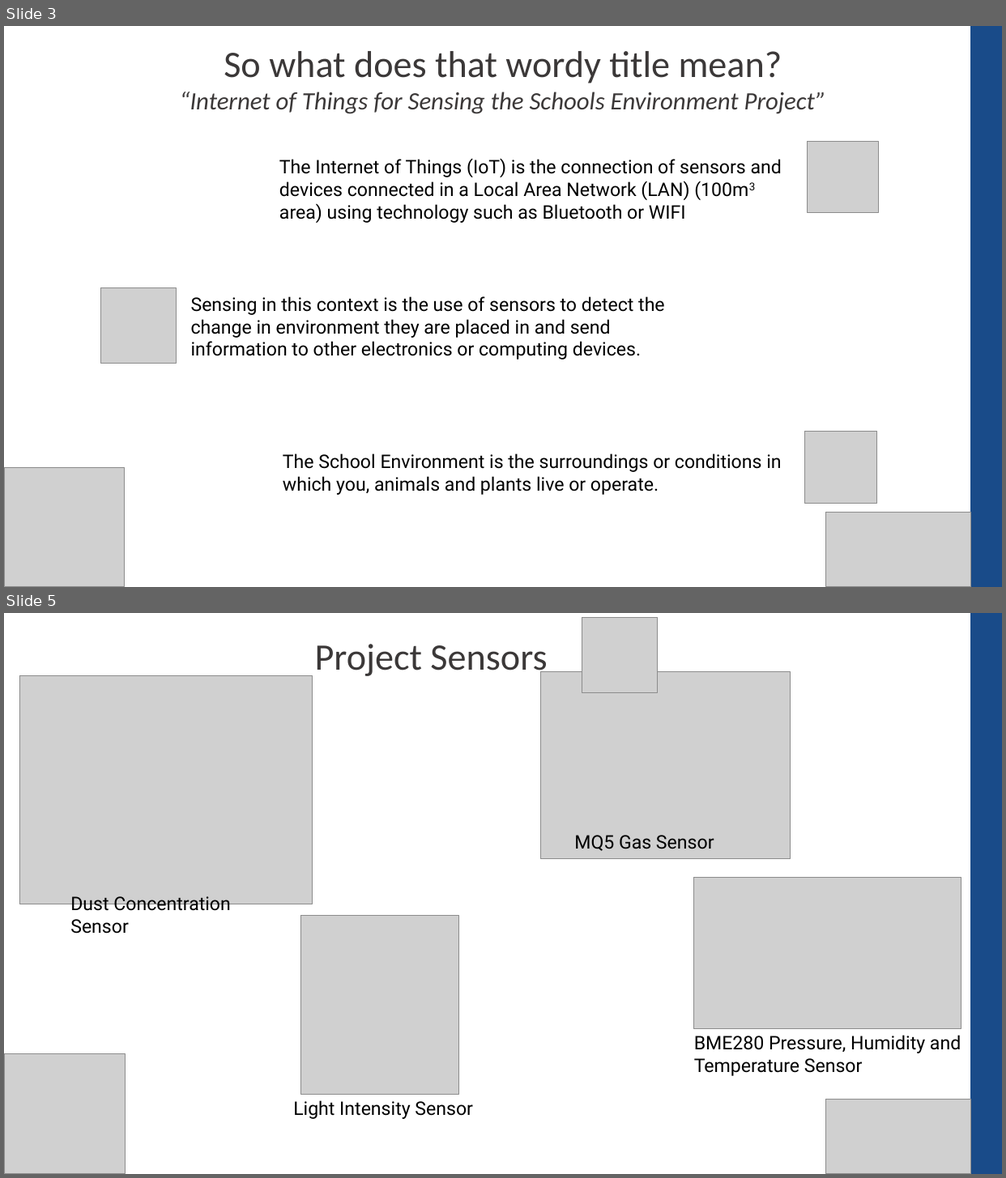
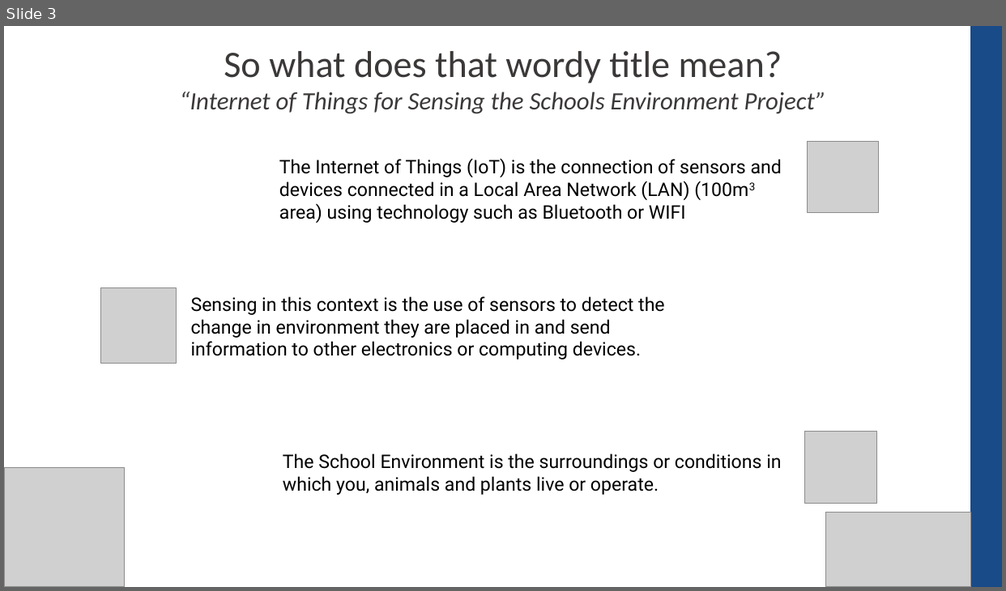
Before and after one commit to CompEng0001/IoT-and-Our-Schools-Environments-for-Education, a slide deck: Lessons/Introduction.pptx. Shown one above the other, each under a label of ours: slides 3 and 5 before the commit, slide 3 after it; the slides between them are not shown. The pictures are 1006x1178 and 1006x591 pixels, drawn with LibreOffice and Linux fonts; fonts in the diff are those of the drawing; grey boxes stand for pictures. Boxes give left, top, right and bottom in pixels: in the first picture for what was removed or moved away, otherwise in the second. Text is boxed around its words. In the diff, an @@ line names an element or a change of style, - is before the commit and + after.

Commit message:
New powerpoints
Updated Introduction and added Sensors 101

```diff
--- a/Lessons/Introduction.pptx
+++ b/Lessons/Introduction.pptx
@@ slide 5 removed at (4,613,1002,1174), background #FFFFFF @@
@@ picture removed at (582,618,658,693) @@
@@ rectangle removed at (971,613,1002,1174) @@
@@ text removed at (315,644,547,679) @@
-Project Sensors
@@ picture removed at (19,676,313,904) @@
@@ picture removed at (541,672,790,859) @@
@@ text removed at (574,835,714,851) @@
-MQ5 Gas Sensor
@@ picture removed at (693,877,961,1029) @@
@@ text removed at (70,897,231,934) @@
-Dust Concentration Sensor
@@ picture removed at (300,915,458,1094) @@
@@ text removed at (694,1035,961,1076) @@
-BME280 Pressure, Humidity and Temperature Sensor
@@ picture removed at (5,1054,126,1174) @@
@@ text removed at (293,1101,473,1119) @@
-Light Intensity Sensor
@@ picture removed at (826,1100,971,1174) @@
```
Also in this commit, not shown: 1 slide changed, 1 slide added, 5 other slides removed, 1 other file.
